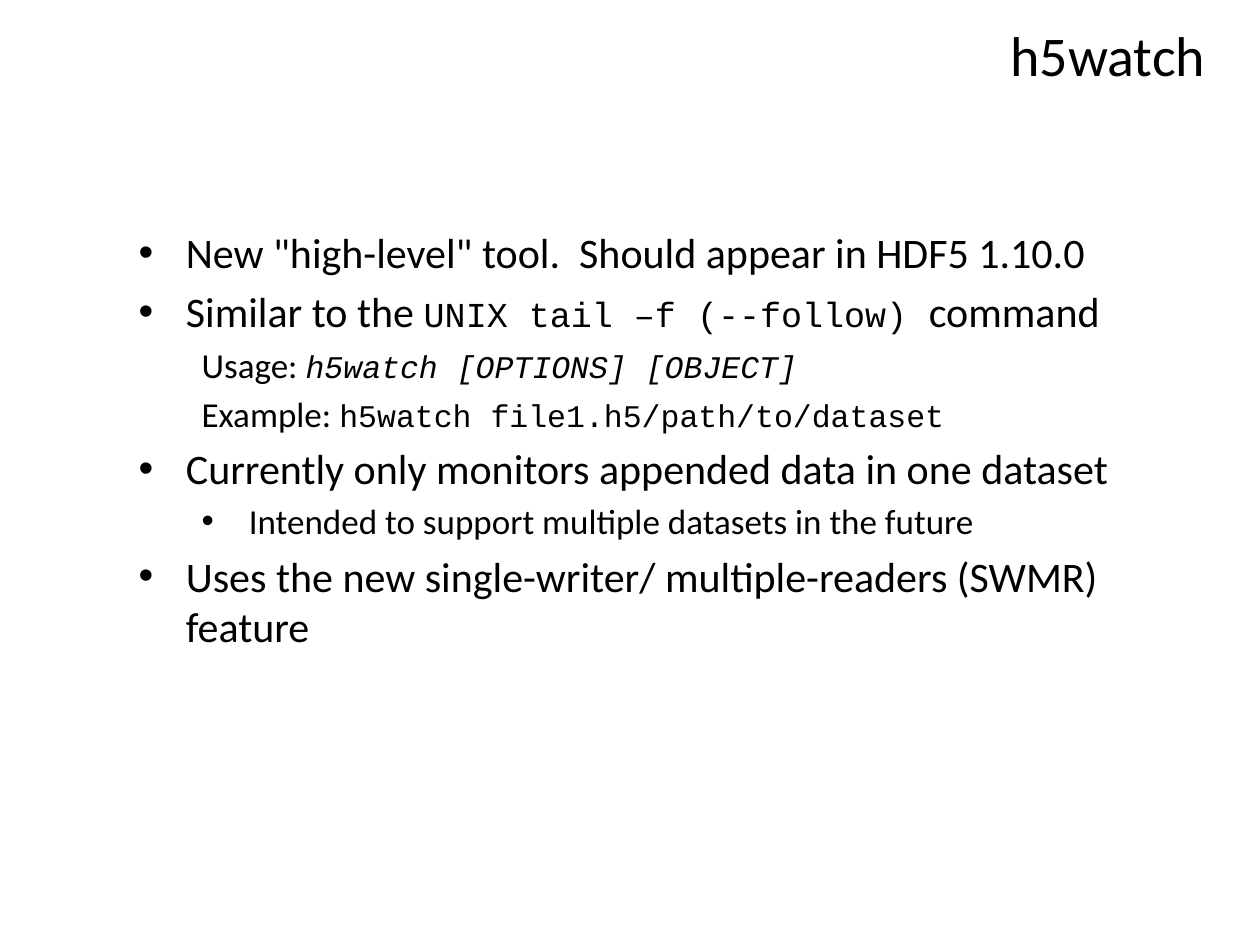
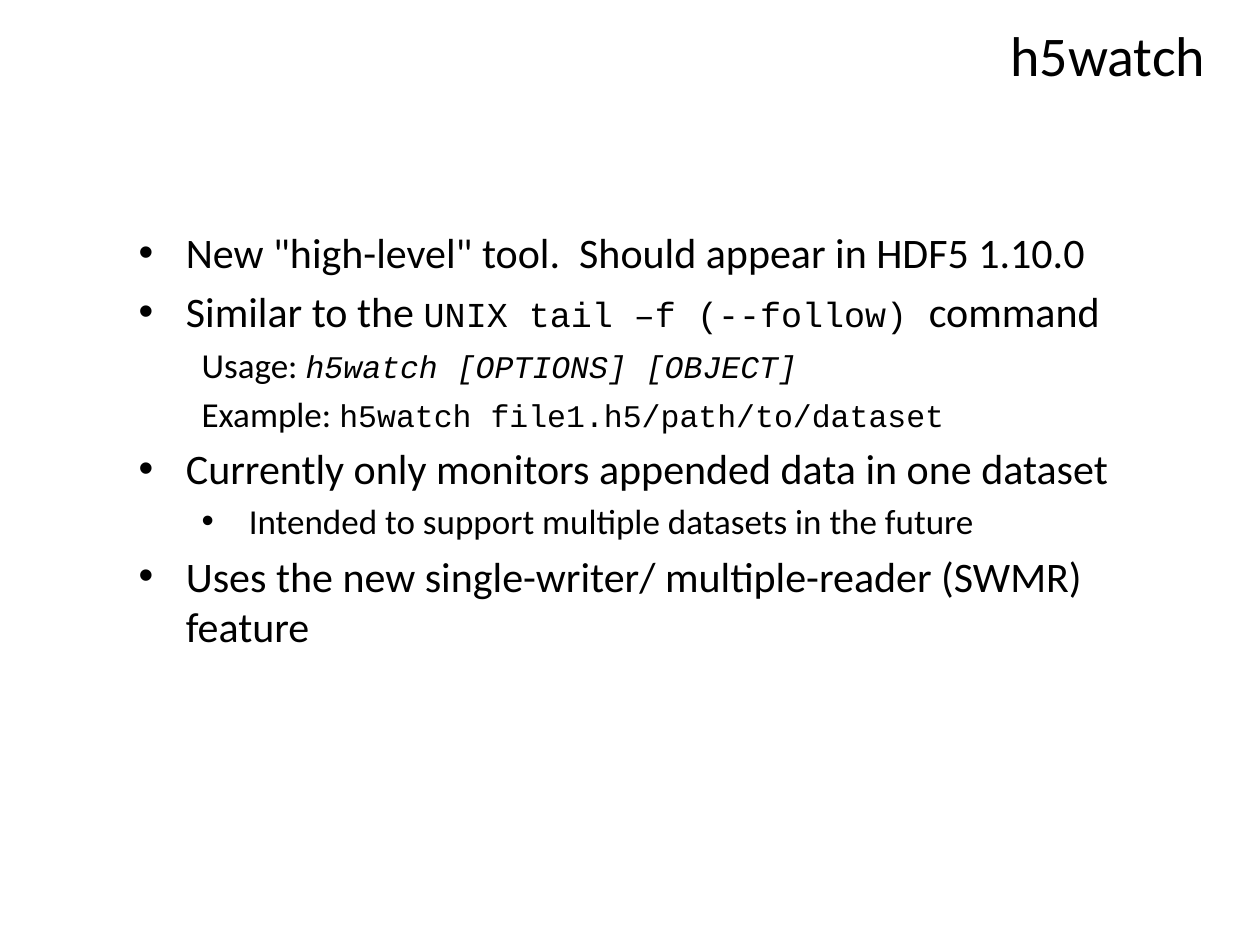
Before and after one commit to qkoziol/hdf5doc, a slide deck: slide 43 of projects/PDT/PowerpointSlides/PDT Partners Presentation.v3.pptx. Drawn at 1260x945 pixels with LibreOffice and Linux fonts; fonts in the diff are those of the drawing; background and template pictures are left out. Boxes give left, top, right and bottom in pixels: in the first picture for what was removed or moved away, otherwise in the second. Text is boxed around its words. In the diff, an @@ line names an element or a change of style, - is before the commit and + after.

```diff
--- a/projects/PDT/PowerpointSlides/PDT Partners Presentation.v3.pptx
+++ b/projects/PDT/PowerpointSlides/PDT Partners Presentation.v3.pptx
@@ text at bbox=[186, 561, 1081, 643]: text changed @@
-• Uses the new single-writer/ multiple-readers (SWMR) feature
+• Uses the new single-writer/ multiple-reader (SWMR) feature
```
Also in this commit, not shown: 2 other slides changed.
